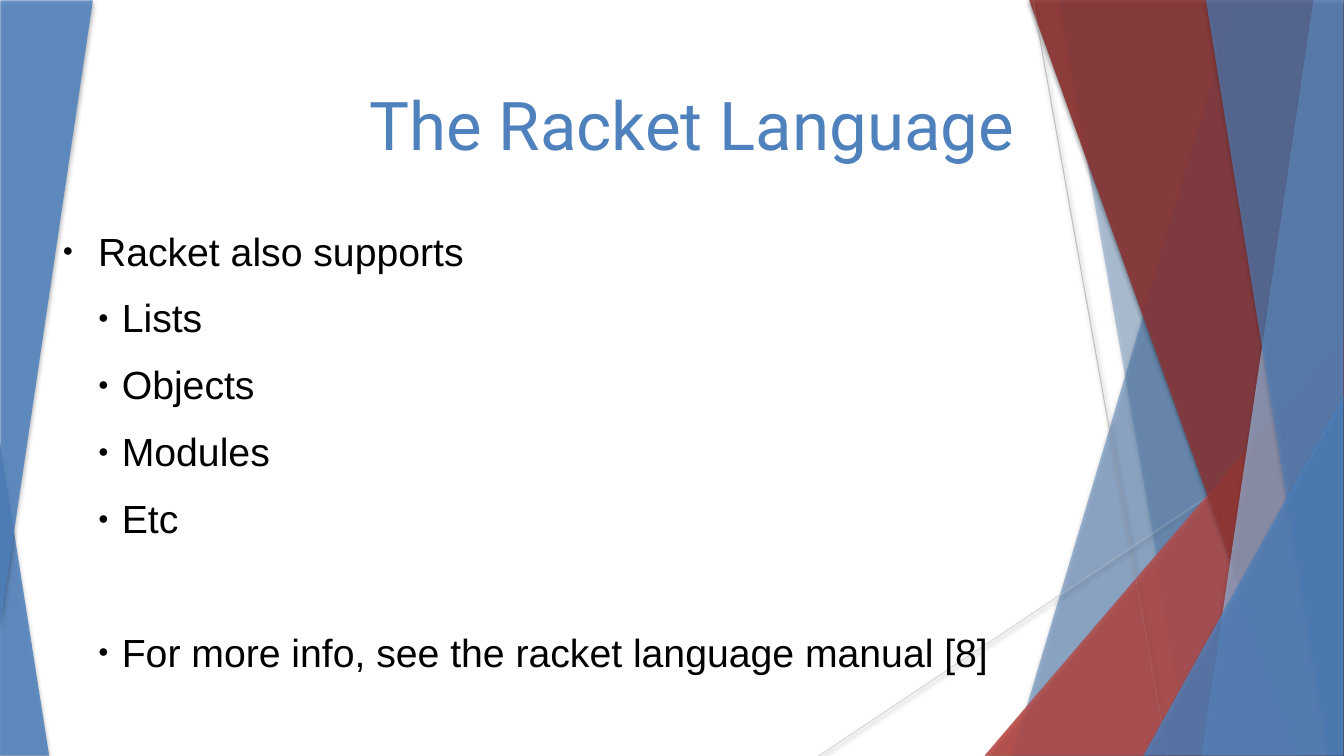
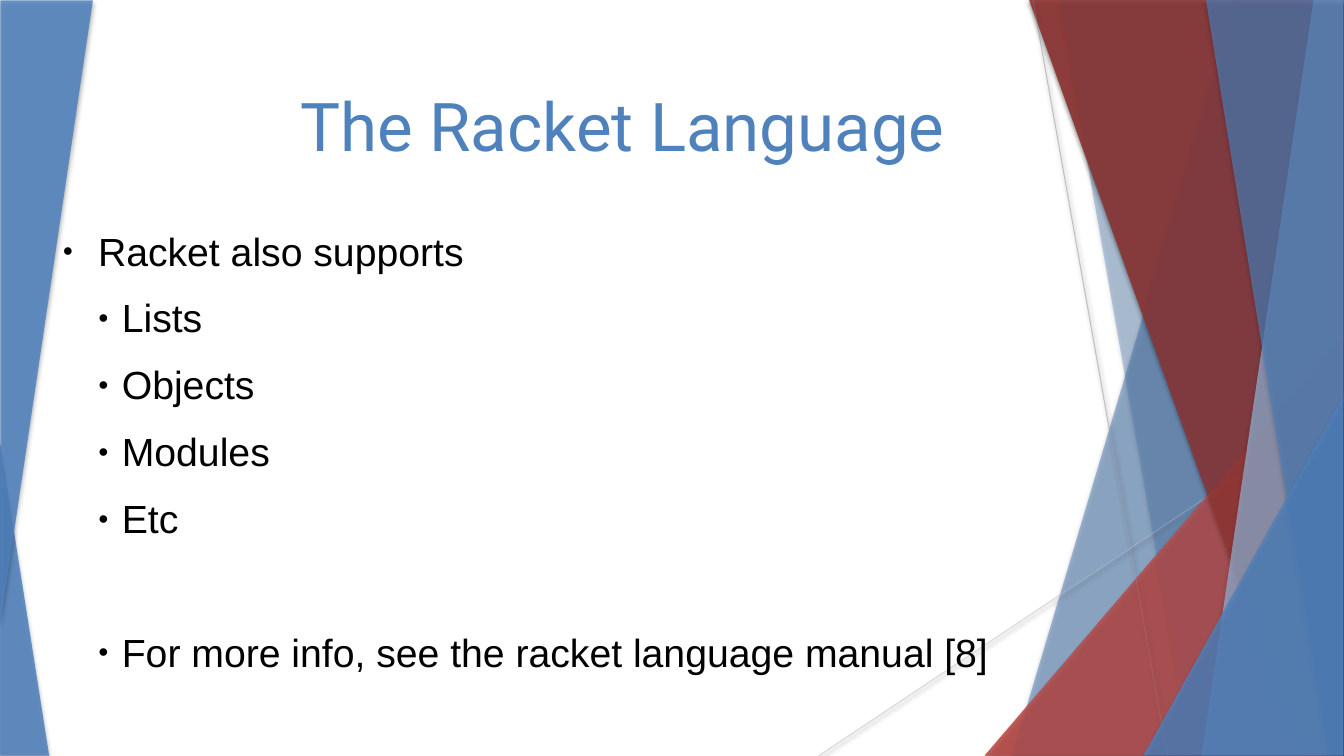
Before and after one commit to stevester94/CSC201_Project, a slide deck: slide 9 of CSC201Sec3Proj3Team4.pptx. Drawn at 1344x756 pixels with LibreOffice and Linux fonts; fonts in the diff are those of the drawing. Boxes give left, top, right and bottom in pixels: in the first picture for what was removed or moved away, otherwise in the second. Text is boxed around its words. In the diff, an @@ line names an element or a change of style, - is before the commit and + after.

```diff
--- a/CSC201Sec3Proj3Team4.pptx
+++ b/CSC201Sec3Proj3Team4.pptx
@@ text "The Racket Language" moved from (x1=370, y1=99, x2=1014, y2=164) to (x1=300, y1=100, x2=944, y2=165) @@
```
Also in this commit, not shown: 12 other slides changed.
